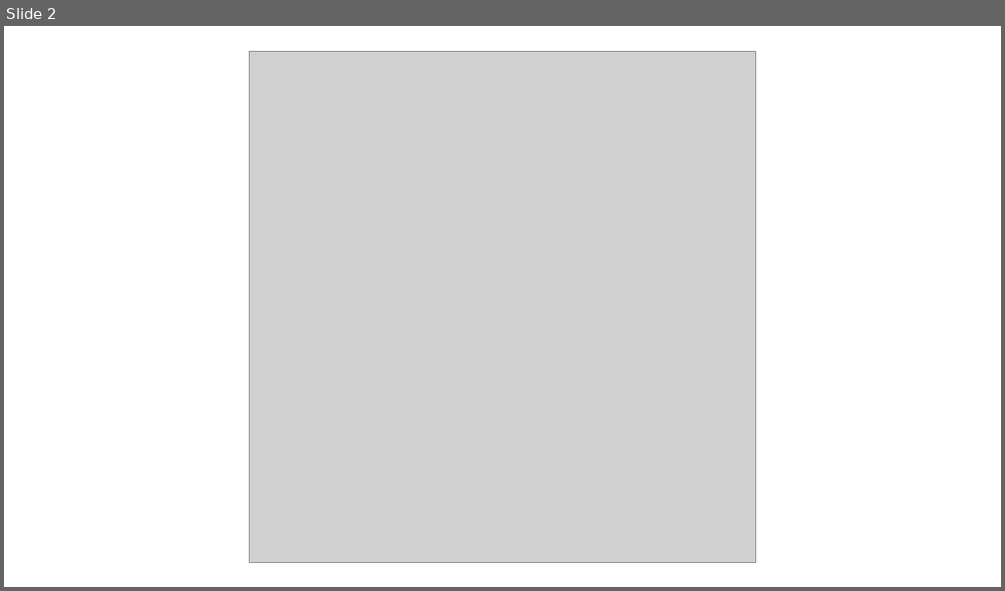
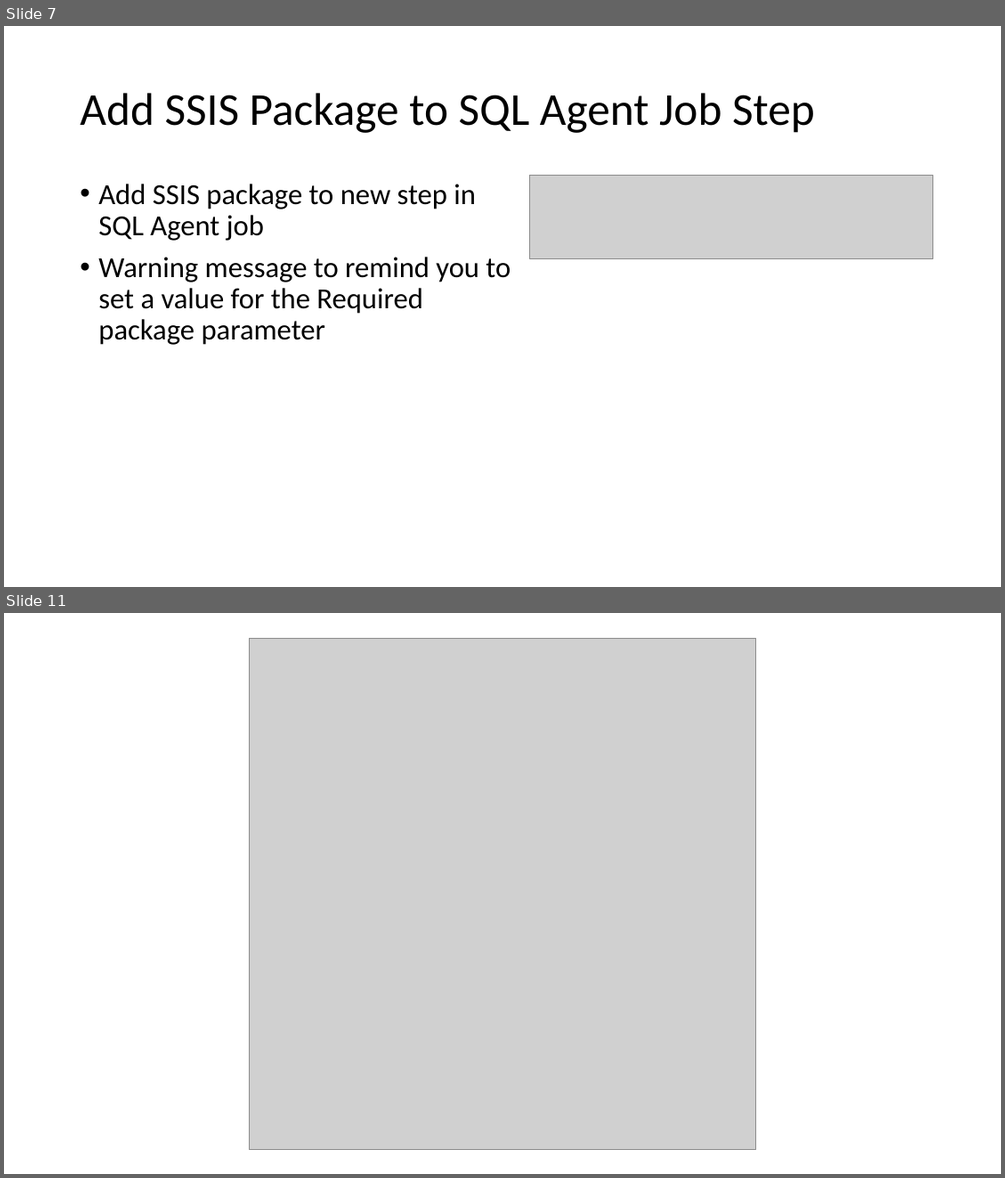
Before and after one commit to agent86ray/ETL-Patterns, a slide deck: SSIS_DEPLOYMENT_AND_SQL_AGENT/SSIS_DEPLOYMENT_AND_SQL_AGENT_SCREEN_SHOTS.pptx. Shown one above the other, each under a label of ours: slide 2 before the commit, slides 7 and 11 after it; the slides between them are not shown. The pictures are 1005x591 and 1005x1178 pixels, drawn with LibreOffice and Linux fonts; fonts in the diff are those of the drawing; grey boxes stand for pictures. Boxes give left, top, right and bottom in pixels: in the first picture for what was removed or moved away, otherwise in the second. Text is boxed around its words. In the diff, an @@ line names an element or a change of style, - is before the commit and + after.

Commit message:
Add package to demonstrate SSIS Package parameters.

```diff
--- a/SSIS_DEPLOYMENT_AND_SQL_AGENT/SSIS_DEPLOYMENT_AND_SQL_AGENT_SCREEN_SHOTS.pptx
+++ b/SSIS_DEPLOYMENT_AND_SQL_AGENT/SSIS_DEPLOYMENT_AND_SQL_AGENT_SCREEN_SHOTS.pptx
@@ slide 7 added at bbox=[4, 26, 1001, 587], background #FFFFFF @@
@@ title added at bbox=[80, 93, 815, 133], 44 pt, text #000000 @@
+Add SSIS Package to SQL Agent Job Step
@@ text added at bbox=[98, 184, 510, 345], 28 pt, text #000000 @@
+• Add SSIS package to new step in SQL Agent job
+• Warning message to remind you to set a value for the Required package parameter
@@ picture added at bbox=[530, 176, 932, 259] @@
@@ what was slide 2 is now slide 11 @@
```
Also in this commit, not shown: 1 slide changed, 8 other slides added, 6 other files.
